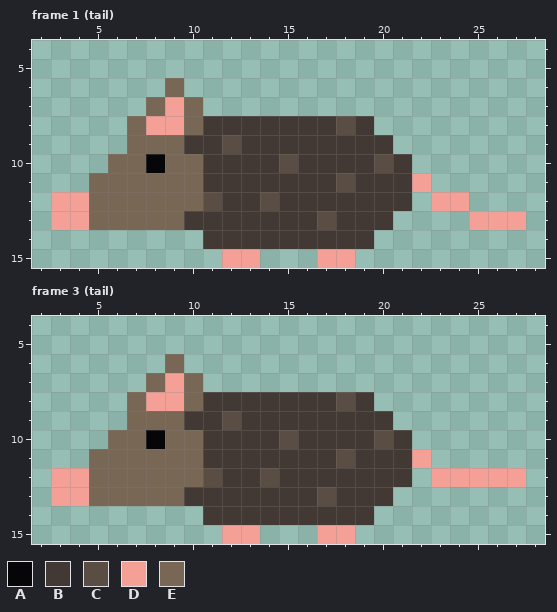
One commit to this pixel-art file: assets/Textures/sprites/rat.ase. Above is the file before it was changed.
32x16 pixels, 18 frames. Shown: frame 1 (tail): x 2..28, y 4..15; frame 3 (tail): x 2..28, y 4..15. The commit also changed other frames, which this record leaves out.
Visible layers, top first: "Layer 2 Copy", "Layer 2", "Layer 1".
Palette (. is transparent): A #060608  B #423934  C #5a4e44  D #f5a097  E #796755
Pixels before, frame 1 (tail), first column x 3:
 6 ......E..................
 7 .....EDE.................
 8 ....EDDEBBBBBBBCB........
 9 ....EEEBBCBBBBBBBB.......
10 ...EEAEEBBBBCBBBBCB......
11 ..EEEEEEBBBBBBBCBBBD.....
12 DDEEEEEECBBCBBBBBBB.DD...
13 DDEEEEEBBBBBBBCBBB....DDD
14 ........BBBBBBBBB........
15 .........DD...DD.........
Pixels before, frame 3 (tail), first column x 3:
 6 ......E..................
 7 .....EDE.................
 8 ....EDDEBBBBBBBCB........
 9 ....EEEBBCBBBBBBBB.......
10 ...EEAEEBBBBCBBBBCB......
11 ..EEEEEEBBBBBBBCBBBD.....
12 DDEEEEEECBBCBBBBBBB.DDDDD
13 DDEEEEEBBBBBBBCBBB.......
14 ........BBBBBBBBB........
15 .........DD...DD.........
After:
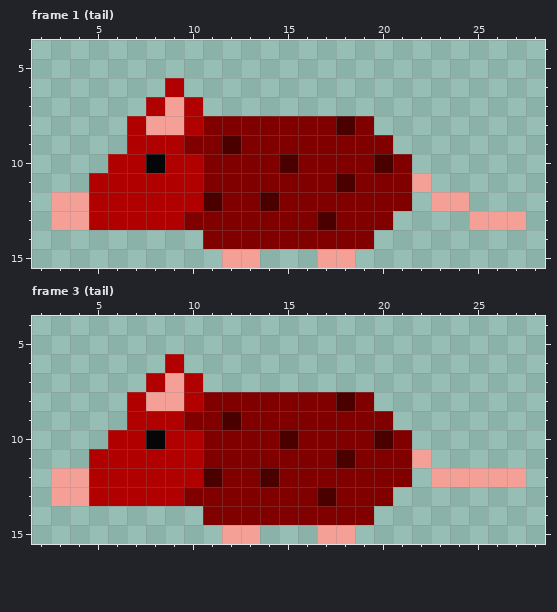
The edit:
colour B: #423934 -> #800000
colour C: #5a4e44 -> #4b0000
colour E: #796755 -> #b00000
Changed places in both pictures, as pixel boxes (x1, y1, x2, y2):
changed: (89, 78, 412, 249)
changed: (89, 354, 412, 525)
